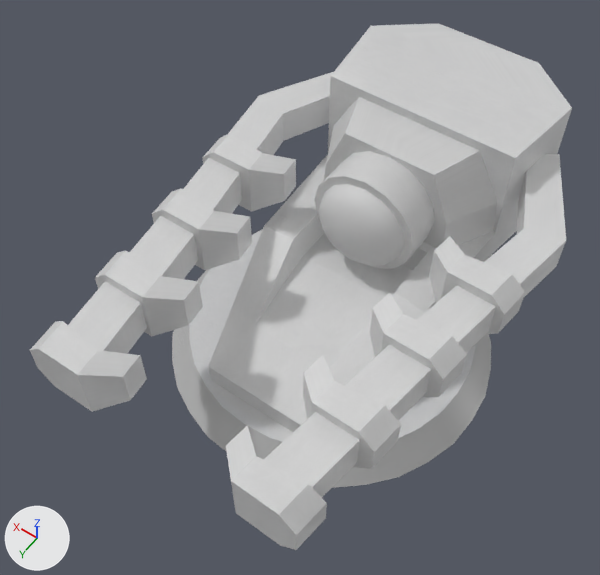
Renders of the FBX model Assets/04_Meshes/ShipModules/TieDowns/SM_Module_TurretHead_Laser_T1.fbx from each side of a commit.
One viewpoint serves both versions: a 50 mm camera at (-1.99, 3.21, 6.97) aimed at (0.14, 0.23, 2.29). Every picture has the same lights, and +X, +Y and +Z are marked at lower left. The older version comes first. Where no turn or scale is listed for an object, it has been applied to the vertices.

Before the edit, the objects in view are built like this:
```python
me_circle_017 = bpy.data.meshes.new('Circle.017')
me_circle_017.from_pydata(...)  # 363 vertices, 268 faces; spans x -1.31..1.26, y -2.0..1.89, z 1.49..3.12
# faces by material slot: [236, 32]
me_circle_017.materials.append(mat_metalbase)
me_circle_017.materials.append(mat_secondary)
ob_sm_module_turrethead_laser_t1 = bpy.data.objects.new('SM_Module_TurretHead_Laser_T1', me_circle_017)
ob_sm_module_turrethead_laser_t1.location = (0.0, 0.0, 0.0)
```
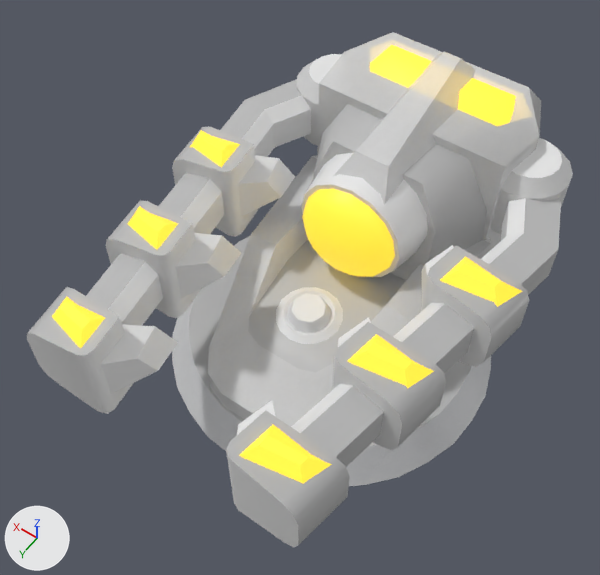
Changed parts and their boxes [x1, y1, x2, y2] in the pictures (600 x 575 px):
'SM_Module_TurretHead_Laser_T1', reshaped
    before: [30, 23, 572, 550]
    after: [27, 32, 573, 547]
part 1 of me_circle_017, rebuilt (9% wider, 9% taller)
    before: [319, 184, 404, 265]
    after: [302, 189, 395, 277]
part 2 of me_circle_017, rebuilt
    before: [314, 151, 434, 269]
    after: [301, 153, 428, 277]
part 3 of me_circle_017, rebuilt
    before: [208, 155, 496, 432]
    after: [208, 155, 491, 427]
part 4 of me_circle_017, rebuilt (9% narrower, 39% taller)
    before: [30, 321, 147, 412]
    after: [27, 287, 133, 414]
part 5 of me_circle_017, rebuilt (23% wider, 9% taller)
    before: [226, 425, 327, 550]
    after: [226, 411, 350, 547]
part 6 of me_circle_017, rebuilt (15% narrower, 12% shorter)
    before: [68, 72, 333, 354]
    after: [86, 79, 311, 326]
part 7 of me_circle_017, rebuilt
    before: [202, 133, 296, 212]
    after: [238, 155, 295, 217]
part 8 of me_circle_017, rebuilt
    before: [263, 154, 566, 497]
    after: [291, 196, 561, 467]
part 9 of me_circle_017, rebuilt (8% narrower)
    before: [328, 23, 572, 257]
    after: [317, 32, 541, 252]
part 10 of me_circle_017, rebuilt (16% taller)
    before: [324, 97, 497, 248]
    after: [311, 104, 487, 280]
part 11 of me_circle_017, deleted
    before: [95, 250, 203, 336]
part 12 of me_circle_017, deleted
    before: [152, 188, 252, 270]
part 13 of me_circle_017, built on
    before: [303, 236, 525, 469]
    after: [52, 45, 573, 484]
part 14 of me_circle_017, recoloured
    both: [189, 256, 471, 430]
part 15 of me_circle_017, recoloured
    before: [172, 269, 491, 488]
    after: [172, 300, 491, 486]

The change, as a list of edits to the scene's bpy script:
```text
Add mat_metalbaseorange:
    mat_metalbaseorange = bpy.data.materials.new('MetalBaseOrange')
    mat_metalbaseorange.use_nodes = True; mat_metalbaseorange.node_tree.nodes.clear()
    _N = mat_metalbaseorange.node_tree.nodes; _L = mat_metalbaseorange.node_tree.links
    n0 = _N.new('ShaderNodeBsdfPrincipled'); n0.name = 'Principled BSDF'
    n1 = _N.new('ShaderNodeOutputMaterial'); n1.name = 'Material Output'
    n2 = _N.new('ShaderNodeTexImage'); n2.name = 'Image Texture'
    n2.image = img_t_metalbase_normal_png
    n3 = _N.new('ShaderNodeNormalMap'); n3.name = 'Normal Map'
    _L.new(n2.outputs[0], n3.inputs[1])  # 'Color' to 'Color'
    _L.new(n3.outputs[0], n0.inputs[5])  # 'Normal' to 'Normal'
    _L.new(n0.outputs[0], n1.inputs[0])  # 'BSDF' to 'Surface'
Change me_circle_017:
    remove me_circle_017.from_pydata(...)  # 363 vertices, 268 faces; spans x -1.31..1.26, y -2.0..1.89, z 1.49..3.12
    add me_circle_017.from_pydata(...)  # 647 vertices, 456 faces; spans x -1.33..1.33, y -1.89..1.85, z 1.49..3.34
    me_circle_017 part 1: the loose piece of 57 vertices spanning x -0.38..0.32, y -0.28..-0.08, z 2.27..2.96 is rebuilt with 57 vertices and now spans x -0.38..0.38, y -0.18..0.05, z 2.24..3.0, in mat_emissive (yellow #e7c333, glowing yellow #e7c333)
    me_circle_017 part 2: the loose piece of 32 vertices spanning x -0.44..0.38, y -0.61..-0.28, z 2.2..3.03 is rebuilt with 32 vertices and now spans x -0.47..0.47, y -0.5..-0.16, z 2.15..3.08, in mat_metalbaseorange
    me_circle_017 part 3: the loose piece of 26 vertices spanning x -0.78..0.71, y -1.39..0.96, z 1.57..2.39 is rebuilt with 38 vertices and now spans x -0.79..0.8, y -1.27..1.08, z 1.68..2.38
    me_circle_017 part 4: the loose piece of 16 vertices spanning x 0.35..0.98, y 1.54..1.89, z 2.49..2.91 is rebuilt with 20 vertices and now spans x 0.49..1.07, y 1.46..1.85, z 2.36..3.03
    me_circle_017 part 5: the loose piece of 16 vertices spanning x -1.05..-0.41, y 1.54..1.89, z 2.49..2.91 is rebuilt with 20 vertices and now spans x -1.07..-0.49, y 1.46..1.85, z 2.36..3.03
    me_circle_017 part 6: the loose piece of 16 vertices spanning x 0.56..1.24, y -1.5..1.73, z 2.57..2.84 is rebuilt with 18 vertices and now spans x 0.59..1.3, y -1.27..1.65, z 2.5..2.9
    me_circle_017 part 7: the loose piece of 16 vertices spanning x 0.57..1.21, y -0.35..-0.01, z 2.49..2.91 is rebuilt with 8 vertices and now spans x 0.59..0.95, y -0.39..0.16, z 2.47..2.93, in mat_metalbaseorange
    me_circle_017 part 8: the loose piece of 16 vertices spanning x -1.31..-0.62, y -1.5..1.73, z 2.57..2.84 is rebuilt with 18 vertices and now spans x -1.3..-0.59, y -1.27..1.65, z 2.5..2.9
    me_circle_017 part 9: the loose piece of 12 vertices spanning x -0.86..0.82, y -2.0..-0.97, z 2.08..3.12 is rebuilt with 20 vertices and now spans x -0.8..0.8, y -1.89..-0.86, z 2.08..3.23
    me_circle_017 part 10: the loose piece of 12 vertices spanning x -0.77..0.73, y -0.97..-0.58, z 2.19..3.05 is rebuilt with 12 vertices and now spans x -0.75..0.75, y -0.86..-0.34, z 2.19..3.05
    me_circle_017 part 11: the loose piece of 16 vertices spanning x 0.42..1.06, y 0.91..1.26, z 2.49..2.91 is deleted
    me_circle_017 part 12: the loose piece of 16 vertices spanning x 0.5..1.13, y 0.28..0.62, z 2.49..2.91 is deleted
    me_circle_017 part 13: 48 vertices removed from x -1.27..-0.49, y -0.35..1.26, z 2.49..2.91; 340 vertices added at x -1.33..1.33, y -1.74..1.8, z 2.08..3.34
    me_circle_017 part 14: 1 face spanning x -1.1..1.1, y -1.1..1.1, z 1.74 switches from mat_metalbase to mat_secondary
    me_circle_017 part 15: 32 faces spanning x -1.26..1.26, y -1.26..1.26, z 1.49..1.74 switch from mat_secondary to mat_metalbase
    add me_circle_017.materials.append(mat_metalbaseorange)
    add me_circle_017.materials.append(mat_emissive)  # yellow #e7c333, glowing yellow #e7c333
```
